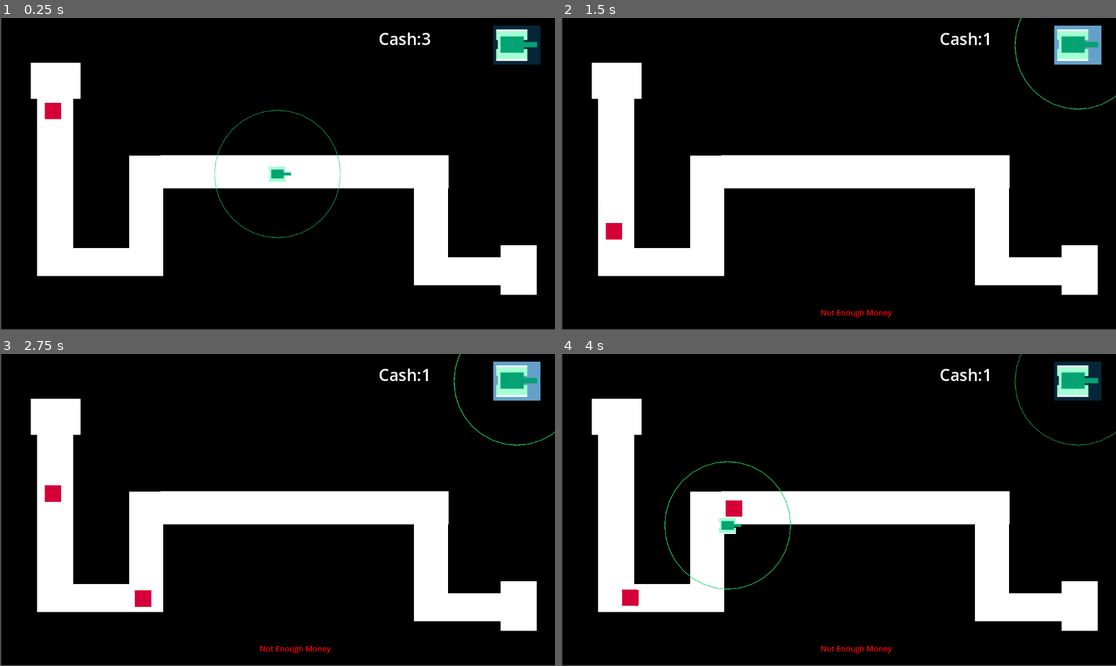
Above: before the commit, frames 1-4 (two rows, left to right).
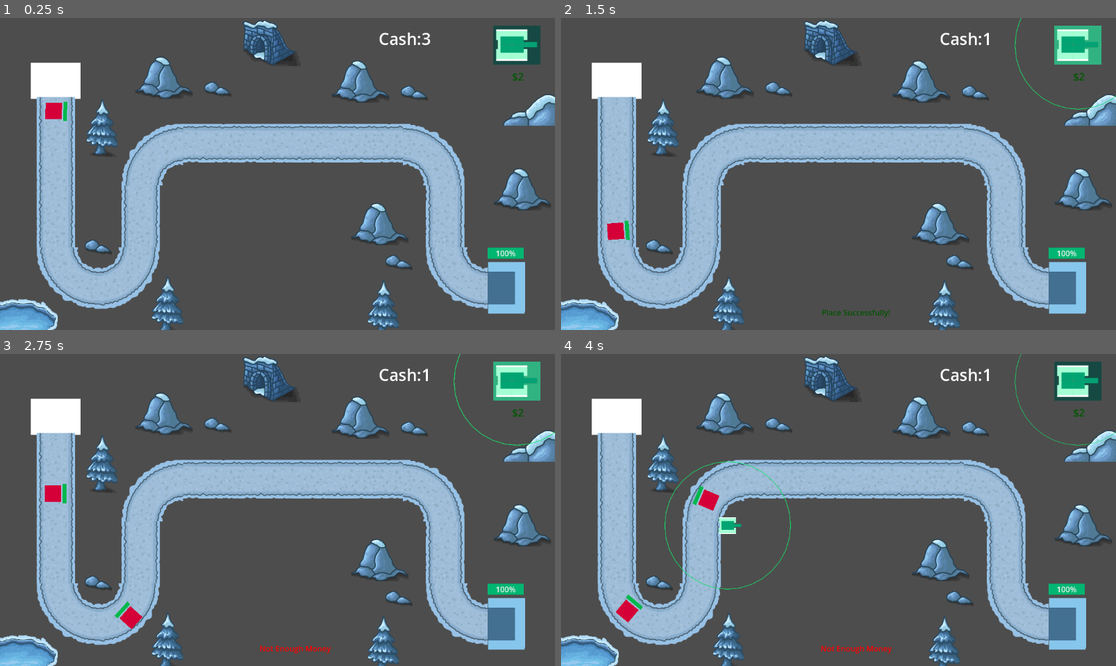
Above: after the commit, the same moments.

Repository: tlai-cmd/project-main
Game: Godot game, scene res://scenes/level.tscn
Two runs of this game, one before a commit and one after it. Both use one fixed random seed, a clock stepped at 60 frames per second and the inputs below. The project has no main scene, so this scene is started directly.
Inputs (mouse positions are in pixels of both pictures, inside the frame that each line leads up to):
- Up to frame 1 (0.25 s): no input
- Up to frame 2 (1.5 s): click (1077, 46) at 0.5 s; click (1077, 46) at 1.25 s
- Up to frame 3 (2.75 s): click (516, 382) at 2 s
- Up to frame 4 (4 s): move the mouse to (960, 494) at 2.77 s; click (960, 494) at 2.85 s; move the mouse to (727, 525) at 3.52 s; click (727, 525) at 3.6 s

The runs differ from the first frame. In frame 1, 98% of the frame differs, in the area x 0-100%, y 0-100%; in frame 2, 98%; in frame 3, 98%; in frame 4, 98%.

Commit message:
add the tilemap + change the placement ui

Diff:
--- a/project-main/scenes/enemies.tscn
+++ b/project-main/scenes/enemies.tscn
@@ -5,8 +5,18 @@
 [sub_resource type="RectangleShape2D" id="RectangleShape2D_q4yn1"]
 size = Vector2(124.54212, 124.54212)
 
-[node name="CharacterBody2D" type="CharacterBody2D" unique_id=175166536 groups=["enemy"]]
+[sub_resource type="StyleBoxFlat" id="StyleBoxFlat_y16gg"]
+bg_color = Color(1, 0.33043876, 0.37013736, 1)
+border_color = Color(0, 0.93402034, 0.7427781, 1)
+corner_detail = 19
+
+[sub_resource type="StyleBoxFlat" id="StyleBoxFlat_q4yn1"]
+bg_color = Color(0, 0.7218641, 0.2962505, 1)
+corner_detail = 9
+
+[node name="CharacterBody2D" type="CharacterBody2D" unique_id=175166536 node_paths=PackedStringArray("health_ui") groups=["enemy"]]
 script = ExtResource("1_y16gg")
+health_ui = NodePath("ProgressBar")
 
 [node name="ColorRect" type="ColorRect" parent="." unique_id=752499259]
 offset_left = -17.0
@@ -19,3 +29,14 @@
 position = Vector2(2.0861626e-07, 4.7683716e-07)
 scale = Vector2(0.273, 0.273)
 shape = SubResource("RectangleShape2D_q4yn1")
+
+[node name="ProgressBar" type="ProgressBar" parent="." unique_id=1585921168]
+offset_left = -20.0
+offset_top = -28.0
+offset_right = 20.0
+offset_bottom = -20.0
+theme_override_styles/background = SubResource("StyleBoxFlat_y16gg")
+theme_override_styles/fill = SubResource("StyleBoxFlat_q4yn1")
+max_value = 10.0
+step = 1.0
+show_percentage = false
--- a/project-main/scenes/level.tscn
+++ b/project-main/scenes/level.tscn
@@ -2,27 +2,117 @@
 
 [ext_resource type="Script" uid="uid://dp577w756gukn" path="res://script/level.gd" id="1_ppgk2"]
 [ext_resource type="Script" uid="uid://blyoqbubqwgub" path="res://script/path_spawner.gd" id="1_w8frs"]
+[ext_resource type="Texture2D" uid="uid://dnqicyqr6272t" path="res://assets/craftpix-net-305231-free-tower-defense-2d-vector-tileset/AI/Artboard 1.png" id="3_2r41h"]
 [ext_resource type="PackedScene" uid="uid://uljl4jcak26m" path="res://scenes/unit.tscn" id="3_mx8sn"]
 [ext_resource type="PackedScene" uid="uid://dpsnfs0wxt8uy" path="res://scenes/pathspawner.tscn" id="3_w8frs"]
 [ext_resource type="Texture2D" uid="uid://b72ireijwrjdu" path="res://assets/Screenshot 2026-06-23 142238.png" id="5_2r41h"]
+[ext_resource type="Texture2D" uid="uid://bvt2x7xy5cgmd" path="res://assets/craftpix-net-305231-free-tower-defense-2d-vector-tileset/PNG/game_background_3/layers/road_3.png" id="5_b121j"]
+[ext_resource type="Texture2D" uid="uid://fiw45kllwrsk" path="res://assets/craftpix-net-305231-free-tower-defense-2d-vector-tileset/PNG/game_background_3/layers/road_4.png" id="6_8iemx"]
+[ext_resource type="Texture2D" uid="uid://d25ed8eyl053r" path="res://assets/craftpix-net-305231-free-tower-defense-2d-vector-tileset/PNG/game_background_3/layers/decor_5.png" id="6_82cfe"]
+[ext_resource type="Texture2D" uid="uid://c6ukqkkmkar00" path="res://assets/craftpix-net-305231-free-tower-defense-2d-vector-tileset/PNG/game_background_3/layers/road_1.png" id="7_64w2a"]
+[ext_resource type="Texture2D" uid="uid://coffjka6dqwdf" path="res://assets/craftpix-net-305231-free-tower-defense-2d-vector-tileset/PNG/game_background_3/layers/lake.png" id="7_gunhw"]
+[ext_resource type="Texture2D" uid="uid://cdlctu2vj5n4r" path="res://assets/craftpix-net-305231-free-tower-defense-2d-vector-tileset/PNG/game_background_3/layers/road_5.png" id="7_klq6b"]
+[ext_resource type="Texture2D" uid="uid://bgiuyck2hkwn8" path="res://assets/craftpix-net-305231-free-tower-defense-2d-vector-tileset/PNG/game_background_3/layers/road_6.png" id="8_fpun6"]
+[ext_resource type="Texture2D" uid="uid://d2l0q3jxlhtnt" path="res://assets/craftpix-net-305231-free-tower-defense-2d-vector-tileset/PNG/game_background_3/layers/road_2.png" id="9_wc255"]
+[ext_resource type="Texture2D" uid="uid://b2ardpamfypmf" path="res://assets/craftpix-net-305231-free-tower-defense-2d-vector-tileset/PNG/game_background_3/layers/stone_1.png" id="10_arp2o"]
+[ext_resource type="Texture2D" uid="uid://b7s1ktv4bc5d2" path="res://assets/craftpix-net-305231-free-tower-defense-2d-vector-tileset/PNG/game_background_3/layers/stone_2.png" id="11_ux5qa"]
+[ext_resource type="Texture2D" uid="uid://caa5y3mmhhev6" path="res://assets/craftpix-net-305231-free-tower-defense-2d-vector-tileset/PNG/game_background_3/layers/stone_4.png" id="12_82cfe"]
+[ext_resource type="Texture2D" uid="uid://d3ofmbi52hvd1" path="res://assets/craftpix-net-305231-free-tower-defense-2d-vector-tileset/PNG/game_background_3/layers/tree_1.png" id="13_gunhw"]
+
+[sub_resource type="TileSetAtlasSource" id="TileSetAtlasSource_klq6b"]
+texture = ExtResource("7_klq6b")
+margins = Vector2i(7, 0)
+0:0/size_in_atlas = Vector2i(10, 16)
+0:0/0 = 0
+
+[sub_resource type="TileSetAtlasSource" id="TileSetAtlasSource_8c41q"]
+texture = ExtResource("5_b121j")
+0:0/size_in_atlas = Vector2i(16, 16)
+0:0/0 = 0
+
+[sub_resource type="TileSetAtlasSource" id="TileSetAtlasSource_wu01b"]
+texture = ExtResource("6_82cfe")
+0:0/size_in_atlas = Vector2i(15, 12)
+0:0/0 = 0
+
+[sub_resource type="TileSetAtlasSource" id="TileSetAtlasSource_3ies3"]
+texture = ExtResource("7_gunhw")
+0:0/size_in_atlas = Vector2i(23, 11)
+0:0/0 = 0
+
+[sub_resource type="TileSetAtlasSource" id="TileSetAtlasSource_arp2o"]
+texture = ExtResource("6_8iemx")
+0:0/size_in_atlas = Vector2i(16, 16)
+0:0/0 = 0
+
+[sub_resource type="TileSetAtlasSource" id="TileSetAtlasSource_ux5qa"]
+texture = ExtResource("7_64w2a")
+0:0/size_in_atlas = Vector2i(16, 16)
+0:0/0 = 0
+
+[sub_resource type="TileSetAtlasSource" id="TileSetAtlasSource_82cfe"]
+texture = ExtResource("8_fpun6")
+margins = Vector2i(0, 6)
+0:0/size_in_atlas = Vector2i(16, 10)
+0:0/0 = 0
+
+[sub_resource type="TileSetAtlasSource" id="TileSetAtlasSource_gunhw"]
+texture = ExtResource("9_wc255")
+0:0/size_in_atlas = Vector2i(16, 16)
+0:0/0 = 0
+
+[sub_resource type="TileSetAtlasSource" id="TileSetAtlasSource_8gofh"]
+texture = ExtResource("10_arp2o")
+0:0/size_in_atlas = Vector2i(15, 9)
+0:0/0 = 0
+
+[sub_resource type="TileSetAtlasSource" id="TileSetAtlasSource_h6wmr"]
+texture = ExtResource("11_ux5qa")
+0:0/size_in_atlas = Vector2i(15, 11)
+0:0/0 = 0
+
+[sub_resource type="TileSetAtlasSource" id="TileSetAtlasSource_pqd0y"]
+texture = ExtResource("12_82cfe")
+0:0/size_in_atlas = Vector2i(7, 4)
+0:0/0 = 0
+
+[sub_resource type="TileSetAtlasSource" id="TileSetAtlasSource_5k0ak"]
+texture = ExtResource("13_gunhw")
+margins = Vector2i(5, 3)
+0:0/size_in_atlas = Vector2i(8, 15)
+0:0/0 = 0
+
+[sub_resource type="TileSet" id="TileSet_b121j"]
+sources/0 = SubResource("TileSetAtlasSource_klq6b")
+sources/1 = SubResource("TileSetAtlasSource_8c41q")
+sources/2 = SubResource("TileSetAtlasSource_arp2o")
+sources/3 = SubResource("TileSetAtlasSource_ux5qa")
+sources/4 = SubResource("TileSetAtlasSource_82cfe")
+sources/5 = SubResource("TileSetAtlasSource_gunhw")
+sources/6 = SubResource("TileSetAtlasSource_8gofh")
+sources/7 = SubResource("TileSetAtlasSource_h6wmr")
+sources/8 = SubResource("TileSetAtlasSource_pqd0y")
+sources/9 = SubResource("TileSetAtlasSource_5k0ak")
+sources/10 = SubResource("TileSetAtlasSource_wu01b")
+sources/11 = SubResource("TileSetAtlasSource_3ies3")
 
 [sub_resource type="Curve2D" id="Curve2D_rd3vj"]
 _data = {
-"points": PackedVector2Array(0, 0, 0, 0, 110, 143, 0, 0, 0, 0, 110, 506, 0, 0, 0, 0, 299, 508, 0, 0, 0, 0, 298, 321, 0, 0, 0, 0, 892, 318, 0, 0, 0, 0, 896, 528, 0, 0, 0, 0, 1081, 529)
+"points": PackedVector2Array(0, 0, 0, 0, 110, 143, -33.6743, -24.889702, 33.6743, 24.889702, 129, 530, -58.98752, 1.2418425, 58.98752, -1.2418425, 206, 569, -9.93474, 9.313819, 9.93474, -9.313819, 280, 534, -10.518407, 28.549961, 10.518407, -28.549961, 303, 305, 0, 0, 0, 0, 365, 261, -17.28024, -7.5131474, 17.28024, 7.5131474, 880, 266, -6.010518, -21.788128, 6.010518, 21.788128, 919, 322, -11.269721, -26.296017, 11.269721, 26.296017, 925, 514, -19.534184, -6.010518, 19.534184, 6.010518, 968, 558, 0, 0, 0, 0, 1037, 559)
 }
-point_count = 7
+point_count = 11
 
 [sub_resource type="RectangleShape2D" id="RectangleShape2D_w7c3h"]
 size = Vector2(74.5, 103)
 
 [sub_resource type="StyleBoxFlat" id="StyleBoxFlat_w8frs"]
-bg_color = Color(0.019019907, 0.14978868, 0.21852854, 1)
+bg_color = Color(0.085822485, 0.28529492, 0.26202223, 1)
 
 [sub_resource type="StyleBoxFlat" id="StyleBoxFlat_mx8sn"]
-bg_color = Color(0.08560049, 0.355139, 0.49225658, 1)
+bg_color = Color(0.15594742, 0.38586769, 0.22517097, 1)
 
 [sub_resource type="StyleBoxFlat" id="StyleBoxFlat_ppgk2"]
-bg_color = Color(0.39607844, 0.627451, 0.7921569, 1)
+bg_color = Color(0.19192943, 0.6973383, 0.5058354, 1)
 
 [sub_resource type="LabelSettings" id="LabelSettings_ppgk2"]
 font_size = 34
@@ -30,11 +120,23 @@
 [sub_resource type="LabelSettings" id="LabelSettings_2r41h"]
 font_color = Color(0.78431374, 0, 0, 1)
 
-[node name="Node2D" type="Node2D" unique_id=96619386 node_paths=PackedStringArray("money_label", "notification") groups=["level"]]
+[sub_resource type="LabelSettings" id="LabelSettings_klq6b"]
+font_size = 21
+font_color = Color(0, 0.35155076, 1.92523e-07, 1)
+
+[sub_resource type="StyleBoxFlat" id="StyleBoxFlat_2r41h"]
+bg_color = Color(1, 0.34957257, 0.21065864, 1)
+
+[sub_resource type="StyleBoxFlat" id="StyleBoxFlat_klq6b"]
+bg_color = Color(2.2140146e-06, 0.7129784, 0.44211984, 1)
+
+[node name="Node2D" type="Node2D" unique_id=96619386 node_paths=PackedStringArray("money_label", "notification", "base", "base_health_ui") groups=["level"]]
 script = ExtResource("1_ppgk2")
 unit_scene = ExtResource("3_mx8sn")
 money_label = NodePath("CanvasLayer2/Label")
 notification = NodePath("notification/Label")
+base = NodePath("Area2D")
+base_health_ui = NodePath("ProgressBar")
 
 [node name="spawner" type="Timer" parent="." unique_id=1426996698]
 wait_time = 2.0
@@ -42,24 +144,10 @@
 
 [node name="map" type="Node2D" parent="." unique_id=315439363]
 
-[node name="ColorRect" type="ColorRect" parent="map" unique_id=703487793]
-offset_left = 3.0
-offset_right = 1153.0
-offset_bottom = 646.0
-color = Color(0, 0, 0, 1)
-
-[node name="ColorRect3" type="ColorRect" parent="map" unique_id=1212420484]
-offset_left = 77.0
-offset_top = 165.0
-offset_right = 152.0
-offset_bottom = 536.0
-
-[node name="ColorRect9" type="ColorRect" parent="map" unique_id=735421079]
-offset_left = 1114.0
-offset_top = 472.0
-offset_right = 1217.0
-offset_bottom = 547.0
-rotation = 1.5707964
+[node name="Sprite2D" type="Sprite2D" parent="map" unique_id=137474392]
+position = Vector2(584, 328.00003)
+scale = Vector2(0.6393519, 0.6393519)
+texture = ExtResource("3_2r41h")
 
 [node name="ColorRect2" type="ColorRect" parent="map" unique_id=2136766232]
 offset_left = 64.0
@@ -67,37 +155,15 @@
 offset_right = 167.0
 offset_bottom = 168.0
 
-[node name="ColorRect4" type="ColorRect" parent="map" unique_id=1561442767]
-offset_left = 144.0
-offset_top = 478.0
-offset_right = 339.0
-offset_bottom = 536.0
-
-[node name="ColorRect5" type="ColorRect" parent="map" unique_id=1183499033]
-offset_left = 268.0
-offset_top = 286.0
-offset_right = 339.0
-offset_bottom = 487.0
-
-[node name="ColorRect6" type="ColorRect" parent="map" unique_id=1720744339]
-offset_left = 333.0
-offset_top = 285.0
-offset_right = 931.0
-offset_bottom = 354.0
-
-[node name="ColorRect7" type="ColorRect" parent="map" unique_id=2090997520]
-offset_left = 859.0
-offset_top = 296.0
-offset_right = 930.0
-offset_bottom = 528.0
-
-[node name="ColorRect8" type="ColorRect" parent="map" unique_id=803437357]
-offset_left = 859.0
-offset_top = 497.0
-offset_right = 1052.0
-offset_bottom = 555.0
+[node name="TileMap" type="TileMap" parent="map" unique_id=1724360331]
+scale = Vector2(0.5, 0.5)
+tile_set = SubResource("TileSet_b121j")
+rendering_quadrant_size = 23
+format = 2
+layer_0/tile_data = PackedInt32Array(1900558, 0, 0, 2686990, 0, 0, 3342350, 0, 0, 4390929, 1, 0, 4390945, 2, 0, 3342372, 0, 0, 2293799, 3, 0, 2097207, 4, 0, 2097222, 4, 0, 2097232, 4, 0, 2097242, 4, 0, 2097250, 4, 0, 2293872, 5, 0, 3342451, 0, 0, 4391030, 1, 0, 1835022, 0, 0, 1507464, 6, 0, 983082, 7, 0, 3473506, 7, 0, 1048669, 7, 0, 2883719, 7, 0, 1179704, 8, 0, 1245291, 8, 0, 3866649, 8, 0, 4128871, 8, 0, 1835034, 9, 0, 4915299, 9, 0, 4849707, 9, 0, 393286, 10, 0, 5111811, 11, 0)
 
 [node name="Path2D" type="Path2D" parent="." unique_id=1763124704 node_paths=PackedStringArray("timer", "tower_zone")]
+position = Vector2(3, 0)
 curve = SubResource("Curve2D_rd3vj")
 script = ExtResource("1_w8frs")
 timer = NodePath("../spawner")
@@ -106,15 +172,41 @@
 
 [node name="PathFollow2D" parent="Path2D" unique_id=1528065059 instance=ExtResource("3_w8frs")]
 position = Vector2(110, 143)
+rotation = 1.6112986
 
 [node name="Area2D" type="Area2D" parent="." unique_id=1640597057]
 
 [node name="CollisionShape2D" type="CollisionShape2D" parent="Area2D" unique_id=1665157251]
-position = Vector2(1076.75, 523.5)
+position = Vector2(1052, 560)
 shape = SubResource("RectangleShape2D_w7c3h")
 
-[node name="CharacterBody2D" parent="." unique_id=1839986940 instance=ExtResource("3_mx8sn")]
-position = Vector2(407, 257)
+[node name="ColorRect" type="ColorRect" parent="Area2D" unique_id=1347513430]
+offset_left = 1013.0
+offset_top = 507.0
+offset_right = 1089.0
+offset_bottom = 529.0
+color = Color(0.5306629, 0.77769953, 0.925295, 1)
+
+[node name="ColorRect2" type="ColorRect" parent="Area2D" unique_id=149810161]
+offset_left = 1013.0
+offset_top = 587.0
+offset_right = 1089.0
+offset_bottom = 614.0
+color = Color(0.5294118, 0.7764706, 0.9254902, 1)
+
+[node name="ColorRect3" type="ColorRect" parent="Area2D" unique_id=1027885750]
+offset_left = 1069.0
+offset_top = 507.0
+offset_right = 1090.0
+offset_bottom = 610.0
+color = Color(0.5294118, 0.7764706, 0.9254902, 1)
+
+[node name="ColorRect4" type="ColorRect" parent="Area2D" unique_id=1388786617]
+offset_left = 1012.0
+offset_top = 527.0
+offset_right = 1069.0
+offset_bottom = 595.0
+color = Color(0.2627451, 0.43529412, 0.5647059, 1)
 
 [node name="CanvasLayer" type="CanvasLayer" parent="." unique_id=2010603082]
 
@@ -148,5 +240,27 @@
 label_settings = SubResource("LabelSettings_2r41h")
 horizontal_alignment = 1
 
+[node name="price" type="CanvasLayer" parent="." unique_id=1503714175]
+
+[node name="Label" type="Label" parent="price" unique_id=1625363249]
+offset_left = 1026.0
+offset_top = 107.0
+offset_right = 1124.0
+offset_bottom = 137.0
+text = "$2"
+label_settings = SubResource("LabelSettings_klq6b")
+horizontal_alignment = 1
+
+[node name="ProgressBar" type="ProgressBar" parent="." unique_id=2042509847]
+offset_left = 1012.0
+offset_top = 477.0
+offset_right = 1087.0
+offset_bottom = 500.0
+theme_override_styles/background = SubResource("StyleBoxFlat_2r41h")
+theme_override_styles/fill = SubResource("StyleBoxFlat_klq6b")
+max_value = 10.0
+step = 1.0
+
 [connection signal="timeout" from="spawner" to="Path2D" method="_on_spawner_timeout"]
+[connection signal="body_entered" from="Area2D" to="." method="_on_area_2d_body_entered"]
 [connection signal="pressed" from="CanvasLayer/Button" to="." method="_unit_place_button"]
--- a/project-main/script/enemies.gd
+++ b/project-main/script/enemies.gd
@@ -1,10 +1,14 @@
 extends CharacterBody2D
 var health:int = 2
 var level: Node2D
+
+@export var health_ui: ProgressBar
 # Called when the node enters the scene tree for the first time.
 func _ready() -> void:
 	for node in get_tree().get_nodes_in_group("level"):
 		level = node
+	health_ui.max_value = health
+	health_ui.value = health
 
 
 # Called every frame. 'delta' is the elapsed time since the previous frame.
@@ -14,6 +18,7 @@
 func take_damage() -> void:
 	if health > 0:
 		health -= 1
+		health_ui.value = health
 	else:
 		queue_free()
 		level.money += 1
--- a/project-main/script/level.gd
+++ b/project-main/script/level.gd
@@ -2,15 +2,23 @@
 @export var unit_scene: PackedScene
 @export var money_label: Label
 @export var notification: Label
+@export var base: Area2D
+@export var base_health_ui: ProgressBar
+
 var placing = false
 var money = 3
+var placing_amount = 0
+var base_health = 4
 # Called when the node enters the scene tree for the first time.
 func _ready() -> void:
-	pass # Replace with function body.
+	base_health_ui.max_value = base_health
+	base_health_ui.value = base_health
 
 func _pay_and_build() -> void:
 	placing = false
 	money -= 2
+	placing_amount += 1
+
 
 
 # Called every frame. 'delta' is the elapsed time since the previous frame.
@@ -21,3 +29,11 @@
 	if placing == false:
 		var unit = unit_scene.instantiate()
 		add_child(unit)
+
+
+func _on_area_2d_body_entered(body: CharacterBody2D) -> void:
+	if body.is_in_group("enemy"):
+		base_health -= 1
+		base_health_ui.value = base_health
+	if base_health == 0:
+		get_tree().call_deferred("reload_current_scene")
--- a/project-main/script/unit.gd
+++ b/project-main/script/unit.gd
@@ -5,6 +5,7 @@
 var shoot_switch: bool = true
 var placing = true
 var level: Node2D
+var placement_ui:bool = true
 
 @export var bullet_scene: PackedScene
 @export var bullet_spawn: Marker2D
@@ -16,6 +17,8 @@
 		enemy = i
 	for node in get_tree().get_nodes_in_group("level"):
 		level = node
+
+
 
 
 # Called every frame. 'delta' is the elapsed time since the previous frame.
@@ -33,12 +36,16 @@
 				get_parent().get_node("notification/Label").text = "Not Enough Money"
 				get_parent().get_node("notification/Label").label_settings.font_color = Color(255,0,0,1)
 			elif level.money >= 2:
-				get_parent()._pay_and_build()
 				placing = false
 				get_parent().get_node("notification/Label").text = "Place Successfully!"
-				get_parent().get_node("notification/Label").label_settings.font_color = Color(0,255,0,1)
-
-
+				get_parent().get_node("notification/Label").label_settings.font_color = Color(0.0, 0.325, 0.0, 1.0)
+				if level.placing_amount > 2:
+					placing = true
+					get_parent().get_node("notification/Label").text = "Max Placement!"
+					get_parent().get_node("notification/Label").label_settings.font_color = Color(255,0,0,1)
+					queue_free()
+				else:
+					get_parent()._pay_and_build()
 
 
 func _shoot() -> void:
Binary file added: project-main/assets/craftpix-net-305231-free-tower-defense-2d-vector-tileset/PNG/game_background_1/game_background_1.png
Not shown, added: project-main/assets/craftpix-net-305231-free-tower-defense-2d-vector-tileset/PNG/game_background_1/game_background_1.png.import
Binary file added: project-main/assets/craftpix-net-305231-free-tower-defense-2d-vector-tileset/PNG/game_background_1/layers/bridge.png
Not shown, added: project-main/assets/craftpix-net-305231-free-tower-defense-2d-vector-tileset/PNG/game_background_1/layers/bridge.png.import
Binary file added: project-main/assets/craftpix-net-305231-free-tower-defense-2d-vector-tileset/PNG/game_background_1/layers/decor_1.png
Not shown, added: project-main/assets/craftpix-net-305231-free-tower-defense-2d-vector-tileset/PNG/game_background_1/layers/decor_1.png.import
Binary file added: project-main/assets/craftpix-net-305231-free-tower-defense-2d-vector-tileset/PNG/game_background_1/layers/decor_2.png
Not shown, added: project-main/assets/craftpix-net-305231-free-tower-defense-2d-vector-tileset/PNG/game_background_1/layers/decor_2.png.import
Binary file added: project-main/assets/craftpix-net-305231-free-tower-defense-2d-vector-tileset/PNG/game_background_1/layers/decor_3.png
Not shown, added: project-main/assets/craftpix-net-305231-free-tower-defense-2d-vector-tileset/PNG/game_background_1/layers/decor_3.png.import
Binary file added: project-main/assets/craftpix-net-305231-free-tower-defense-2d-vector-tileset/PNG/game_background_1/layers/decor_4.png
Not shown, added: project-main/assets/craftpix-net-305231-free-tower-defense-2d-vector-tileset/PNG/game_background_1/layers/decor_4.png.import
(and 260 more such lines)
